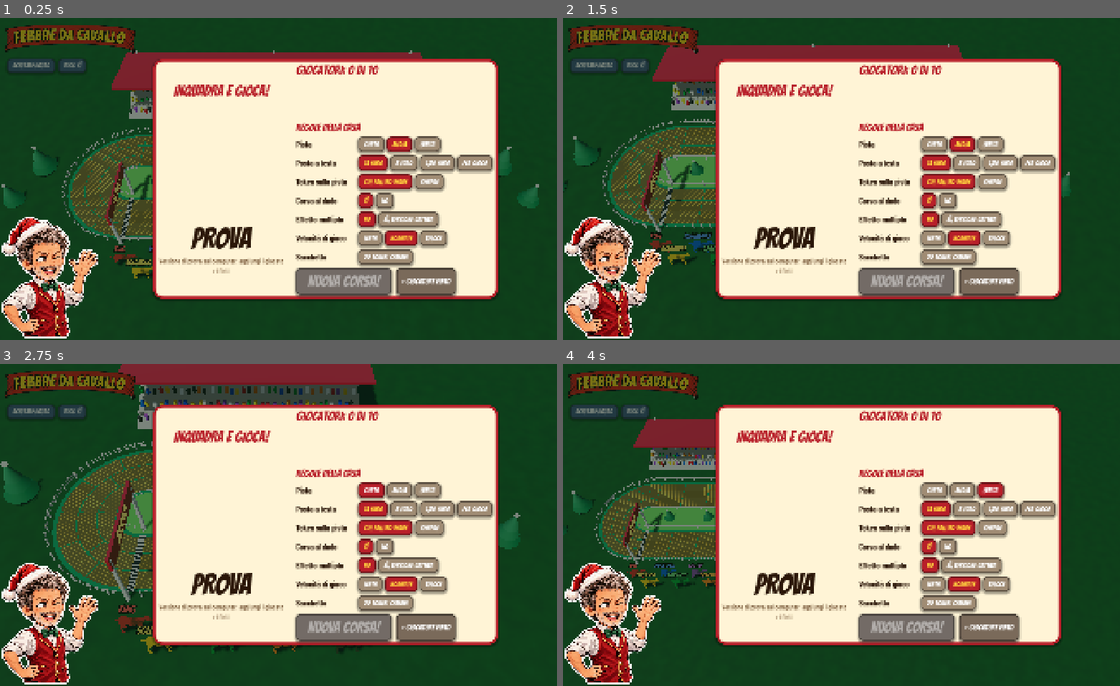
Above: before the commit, frames 1-4 (two rows, left to right).
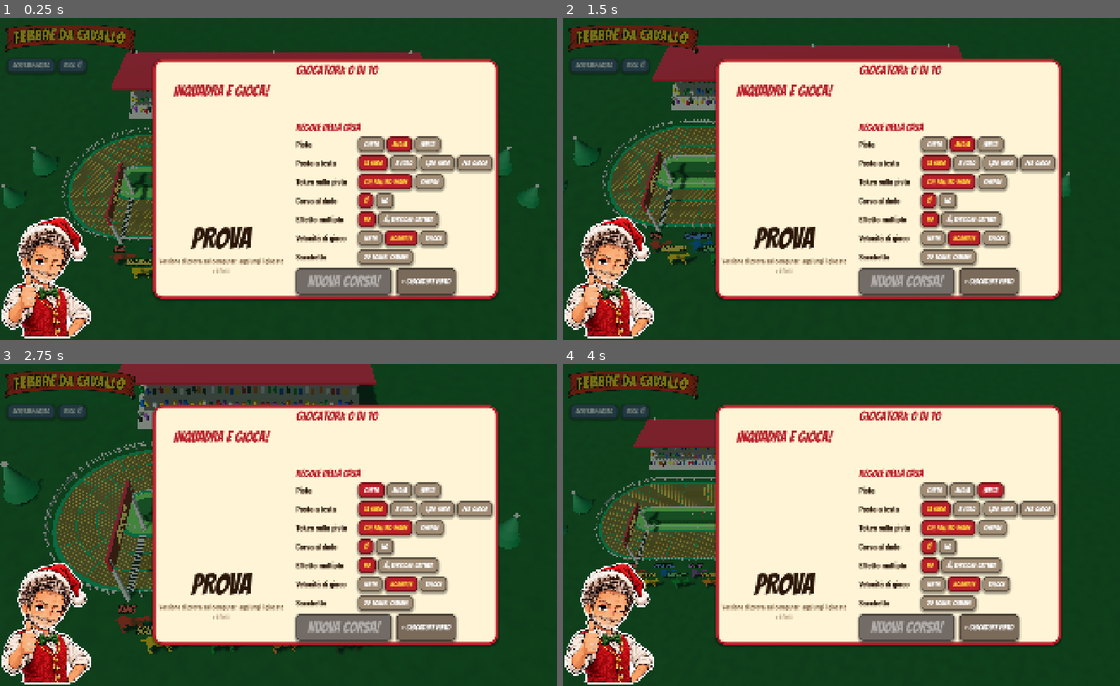
Above: after the commit, the same moments.

Repository: Tannoiser2/Febbre-da-Cavallo
Game: Godot game, scene res://scenes/main.tscn
Same seed, same stepped clock (60 frames per second), same inputs: the game is played once before the commit and once after it.
Inputs:
- Up to frame 1 (0.25 s): no input
- Up to frame 2 (1.5 s): click "Schermo intero" at 0.5 s; click "Voce: sì" at 1.25 s
- Up to frame 3 (2.75 s): click "corta" at 2 s
- Up to frame 4 (4 s): click "media" at 2.75 s; click "lunga" at 3.5 s

The runs differ from the first frame. In frame 1, 4.2% of the frame differs, in the area x 0-28%, y 47-100%; in frame 2, 4.3%; in frame 3, 4.2%; in frame 4, 4.4%, in the area x 0-28%, y 44-100%.

Commit message:
Ritratti su una fila e più grandi; siepe al centro della pista; estrazione più veloce; molte più frasi del cronista (anche per ogni token) e pose più varie, con 10 pose nuove da ippodromo pronte da aggiungere (AVATAR_POSE.md) [pubblica]
Co-Authored-By: Claude Opus 5.5 <noreply@anthropic.com>
Claude-Session: https://claude.ai/code/session_01KonsJhTq9AB1weuGh43qVc

Diff:
--- a/scripts/dati.gd
+++ b/scripts/dati.gd
@@ -81,25 +81,41 @@
 			s.append(t)
 	return s
 
-## Frasi del cronista (il tuo avatar). {c} = cavallo, {g} = giocatore, {n} = numero
+## Frasi del cronista (il tuo avatar). {c} = cavallo, {g} = giocatore, {n} = numero o premio
 const FRASI := {
 	"benvenuto": [
 		"Benvenuti all'ippodromo di Natale! Inquadrate il codice col telefono e venite a puntare.",
 		"Signori, l'ippodromo è aperto! Prendete il telefono e inquadrate il codice.",
+		"Buonasera e benvenuti! Stasera i cavalli corrono e i soldi pure.",
+		"Avanti, avanti! Chi entra adesso trova ancora il posto in tribuna.",
+		"Qui si vince, si perde, ma soprattutto si litiga. Inquadrate il codice!",
+		"L'ippodromo apre i cancelli: telefoni alla mano, signori!",
 	],
 	"arriva": [
 		"Ecco {g}! Un'altra vittima delle scommesse.",
 		"Benvenuto {g}, accomodati in tribuna.",
 		"È arrivato {g}: si sente già l'odore dei soldi.",
 		"{g} è dei nostri! Speriamo che porti fortuna.",
+		"Largo, largo: arriva {g}!",
+		"{g}, ti avverto: qui nessuno esce con il portafoglio pieno.",
+		"Guarda chi si vede: {g}! Stasera ti sento in forma.",
+		"{g} entra in tribuna con l'aria di chi sa qualcosa...",
+		"Applausi per {g}, il re delle scommesse!",
+		"Anche {g} ha la febbre da cavallo, si vede subito.",
 	],
 	"pile": [
 		"Ognuno scelga la sua pila di talloncini. Guardateli di nascosto, mi raccomando!",
 		"È il momento delle puntate: scegliete una pila sul telefono, e acqua in bocca!",
+		"Pile di talloncini per tutti! Chi sceglie per primo sceglie meglio... forse.",
+		"Talloncini sul tavolo: prendete la vostra pila e non fate vedere niente al vicino.",
+		"Scegliete la pila, guardate i cavalli e fate finta di niente. Faccia da poker!",
 	],
 	"partenza": [
 		"I cavalli sono ai nastri di partenza. E... via!",
 		"Silenzio in tribuna... si parteee!",
+		"Scattano i cancelli! Che la corsa abbia inizio!",
+		"Ecco la partenza! Otto cavalli e un solo vincitore.",
+		"Si parte! E che vinca il più furbo, non il più veloce.",
 	],
 	"turno": [
 		"Tocca a {g}!",
@@ -107,76 +123,188 @@
 		"Sveglia {g}, tocca a te!",
 		"{g}, il destino dei cavalli è nelle tue mani.",
 		"Vediamo cosa combina {g}.",
+		"Forza {g}, tira quel dado!",
+		"{g}, fai la tua mossa. Tutti ti guardano!",
+		"Microfono a {g}!",
+		"È il turno di {g}: occhio, che è uno furbo.",
+		"Ecco {g}, con lo sguardo di chi ha un piano.",
+		"{g}, niente scherzi eh!",
+		"Adesso tocca a {g}. Si accettano scommesse.",
+	],
+	"tira": [
+		"Rotola il dado...",
+		"E il dado dice...",
+		"Il dado gira, gira...",
+		"Vediamo cosa esce!",
+		"Dado in pista!",
+	],
+	"verde": [
+		"Pallino verde! Si pesca un token!",
+		"Uh, il pallino verde: arrivano le sorprese!",
+		"Verde! Qualcosa sta per succedere...",
+		"Il pallino verde porta guai. O fortuna.",
 	],
 	"avanti": [
 		"{c} avanza!",
 		"Vai {c}, vai!",
 		"{c} prende il galoppo!",
 		"Che falcata, {c}!",
+		"{c} macina terreno!",
+		"Guardate {c}, sembra un treno!",
+		"{c} non si ferma più!",
+		"Ottima scelta, {c} vola!",
+		"{c} allunga il passo!",
+		"Galoppa {c}, galoppa!",
+		"{c} sente l'odore del traguardo!",
+		"Che bella azione di {c}!",
 	],
 	"indietro": [
 		"{c} torna indietro! Che cattiveria.",
 		"Ahia, {c} arretra. Qualcuno non ci ha puntato.",
 		"Indietro tutta per {c}! Sospetto, molto sospetto.",
+		"Ma che fa {c}, il gambero?",
+		"{c} va in retromarcia! Chi ha i suoi talloncini piange.",
+		"Ecco il colpo basso: {c} indietro!",
+		"Povero {c}, gli hanno tirato le redini!",
+		"{c} indietreggia. Qui c'è sotto qualcosa...",
 	],
 	"nessuna": [
 		"Nessun cavallo si può muovere. Si passa!",
 		"Tutti bloccati! Niente da fare stavolta.",
-	],
-	"token": [
-		"Attenzione, c'è un token!",
-		"Oh oh, cosa abbiamo qui?",
-		"Un token sulla pista!",
+		"Ingorgo in pista! Nessuna mossa possibile.",
+		"Niente da fare, i cavalli non si schiodano.",
 	],
 	"ripristino": [
 		"Tutti i cavalli hanno corso: si rialzano tutte le teste!",
 		"Giro completato, tutti i cavalli di nuovo pronti!",
+		"Teste alte, signori: nuovo turno per tutti i cavalli!",
+		"I cavalli hanno ripreso fiato. Si riparte!",
+		"Tutti di nuovo in forma: ogni cavallo si può muovere!",
 	],
 	"corsa_dado": [
 		"Corsa al dado! Chi prende per primo il dado migliore?",
 		"Attenzione: corsa al dado! Veloci col dito!",
+		"Dadi in tavola! Il più svelto sceglie per primo!",
+		"Chi dorme non piglia dadi! Corsa al dado!",
+		"Pronti, partenza... prendete un dado!",
 	],
 	"preso": [
 		"{g} è stato il più veloce!",
 		"{g} se l'è preso al volo!",
+		"Che riflessi, {g}!",
+		"{g} ha la mano più lesta dell'ippodromo!",
+		"Primo {g}! Ma giocherà per ultimo...",
 	],
 	"salta": [
 		"{g} salta il turno. Peccato!",
 		"Niente da fare per {g}, salta il giro.",
+		"{g}, stavolta guardi e basta.",
+		"Fermo un giro, {g}! È la legge della clessidra.",
 	],
 	"azzoppato": [
 		"Povero {c}, si è azzoppato! Resta fuori per tutto questo turno.",
+		"Ahi ahi, {c} zoppica! Fuori dalla pista per un po'.",
+		"Chiamate il veterinario: {c} si è fatto male!",
+		"{c} si siede a bordo pista. Che sfortuna!",
 	],
 	"rientra": [
 		"{c} rientra in pista, un po' acciaccato.",
+		"Bentornato {c}! Ma ancora con la testa bassa.",
+		"{c} torna in gara, zoppicando un po'.",
 	],
 	"testa": [
 		"{c} è in testa!",
 		"Al comando c'è {c}!",
+		"{c} passa al comando della corsa!",
+		"Nuovo leader: {c}!",
+		"Tutti dietro a {c}!",
+		"{c} si prende la testa della corsa. Chi ci ha puntato sorride!",
+	],
+	"quasi": [
+		"{c} vede il traguardo!",
+		"Ultimi metri per {c}!",
+		"{c} è vicinissimo all'arrivo!",
+		"Attenzione, {c} può vincere da un momento all'altro!",
+		"{c} sente già il profumo della vittoria!",
 	],
 	"traguardo": [
 		"Ha vinto {c}! Che corsa, signori!",
 		"{c} taglia il traguardo per primo! Vittoria!",
+		"Vittoria di {c}! L'ippodromo esplode!",
+		"{c} vince! Chi ci aveva puntato può stappare lo spumante!",
+		"È finita! Primo all'arrivo: {c}!",
 	],
 	"svela": [
 		"E ora, il momento della verità: vediamo chi ci aveva puntato!",
+		"Fuori i talloncini! Vediamo chi ride e chi piange.",
+		"Si svelano le puntate. Rullo di tamburi...",
 	],
 	"vince": [
 		"{g} vince {n}!",
 		"Complimenti {g}, porti a casa {n}!",
+		"{g} incassa {n}! Offri tu il panettone?",
+		"Che colpo, {g}: {n}!",
+		"{g} si mette in tasca {n}!",
 	],
 	"nessuno_vince": [
 		"Nessuno ci aveva puntato! Il banco ringrazia.",
+		"Nessun talloncino vincente! Tutto al banco.",
 	],
 	"aspetta": [
 		"Dai {g}, che si raffreddano i cavalli!",
 		"{g}, sei ancora con noi?",
 		"Forza {g}, decidi!",
+		"{g}, guarda che il panettone finisce!",
+		"Ehi {g}, il telefono è acceso?",
+		"{g}, qui si invecchia!",
+		"Pronto, {g}? I cavalli aspettano!",
 	],
 	"ci_penso_io": [
 		"Ci penso io per {g}!",
+		"{g} dorme: decido io!",
+		"Va bene {g}, faccio io. Poi non ti lamentare!",
 	],
 }
+
+## Frase colorita per ogni token, prima della spiegazione dell'effetto
+const FRASI_TOKEN := {
+	"piu1": ["Un passettino in più!", "Piccola spinta!", "Un altro passo, dai!"],
+	"piu2": ["Due caselle di regalo!", "Turbo!", "Doppia spinta!"],
+	"piu3": ["Tre caselle! Che colpo!", "Ha messo il razzo!", "Il jackpot dei token!"],
+	"supera": ["Sorpasso in vista!", "Fatevi da parte!", "Si sorpassa!"],
+	"attiva": ["Sveglia, dormiglione!", "Caffè per un cavallo!", "Qualcuno si risveglia!"],
+	"tre": ["Volata a tre!", "Tre cavalli si scatenano!", "Galoppo di gruppo!"],
+	"disattiva": ["Pennichella!", "Qualcuno va a dormire!", "Nanna per un cavallo!"],
+	"indietro": ["Retromarcia!", "Ritorno al passato!", "Contrordine, si torna indietro!"],
+	"salta": ["Clessidra!", "Il tempo si ferma!", "Uno resta a guardare!"],
+	"azzoppato": ["Ahi, che botta!", "Infortunio in pista!", "Che sfortuna nera!"],
+	"allarme": ["Allarme! Si fa pulizia!", "Spazzata generale!", "Via tutto quello che sta dietro!"],
+	"sorpresa": ["Punto interrogativo! Nuovo giro!", "Il mistero del punto interrogativo!", "Sorpresa generale!"],
+}
+
+## Pose nuove da ippodromo (file assets/avatar/<nome>.webp, da far disegnare: vedi AVATAR_POSE.md).
+## Finché un file manca, quella posa semplicemente non viene usata.
+const POSE_IPPODROMO := ["binocolo", "tifa", "schedina", "disperato", "microfono", "cappello", "galoppo", "orologio", "dado", "applaude"]
+
+## Pose dell'avatar: per ogni posa chiesta se ne sceglie una simile, così cambia spesso
+const VARIANTI_POSA := {
+	"parla": ["parla", "indica", "occhiolino", "base", "microfono", "binocolo"],
+	"indica": ["indica", "indica", "parla", "occhiolino", "microfono", "dado"],
+	"saluta": ["saluta", "saluta", "ride", "occhiolino", "cappello"],
+	"sorpreso": ["sorpreso", "sorpreso", "pensa", "binocolo", "disperato"],
+	"ride": ["ride", "ride", "occhiolino", "festeggia", "applaude"],
+	"festeggia": ["festeggia", "festeggia", "ride", "soldi", "tifa", "applaude"],
+	"triste": ["triste", "triste", "pensa", "disperato"],
+	"pensa": ["pensa", "pensa", "sussurra", "orologio", "schedina"],
+	"occhiolino": ["occhiolino", "occhiolino", "ride", "indica", "cappello"],
+	"sussurra": ["sussurra", "sussurra", "pensa", "occhiolino", "schedina"],
+	"soldi": ["soldi", "soldi", "festeggia", "schedina"],
+	"busta": ["busta", "busta", "sussurra", "schedina"],
+}
+
+static func frase_token(t: String) -> String:
+	var l: Array = FRASI_TOKEN.get(t, [""])
+	return l[randi() % l.size()]
 
 static func frase(chiave: String, d: Dictionary = {}) -> String:
 	var l: Array = FRASI.get(chiave, [chiave])
--- a/scripts/interfaccia.gd
+++ b/scripts/interfaccia.gd
@@ -53,7 +53,7 @@
 var titolo_img: TextureRect
 var velocita := 1.0
 var giro_box: PanelContainer        # in basso a destra: i ritratti dei giocatori, chi ha già giocato nel giro
-var giro_flow: HFlowContainer
+var giro_flow: HBoxContainer
 var giro_carte := {}                # uid -> {p, ritratto, nome, timbro}
 var _giro_chiave := ""
 var _tex_ritratti := {}
@@ -74,6 +74,11 @@
 	theme = th
 	for p in ["base", "busta", "conta1", "conta2", "conta3", "festeggia", "indica", "martello", "occhiolino", "parla", "pensa", "ride", "saluta", "soldi", "sorpreso", "sussurra", "triste"]:
 		pose[p] = load("res://assets/avatar/%s.webp" % p)
+	# pose da ippodromo: si usano solo se ci sono i file (vedi AVATAR_POSE.md)
+	for p in Dati.POSE_IPPODROMO:
+		var f := "res://assets/avatar/%s.webp" % p
+		if ResourceLoader.exists(f):
+			pose[p] = load(f)
 	_crea_titolo()
 	_crea_destra()
 	_crea_banner()
@@ -319,10 +324,8 @@
 	var t := etichetta("CHI GIOCA IN QUESTO GIRO", f_titolo, 26, ROSSO)
 	t.horizontal_alignment = HORIZONTAL_ALIGNMENT_CENTER
 	v.add_child(t)
-	giro_flow = HFlowContainer.new()
-	giro_flow.custom_minimum_size = Vector2(560, 0)
-	giro_flow.add_theme_constant_override("h_separation", 8)
-	giro_flow.add_theme_constant_override("v_separation", 8)
+	giro_flow = HBoxContainer.new()
+	giro_flow.add_theme_constant_override("separation", 10)
 	v.add_child(giro_flow)
 
 func _stile_carta(acceso: bool) -> StyleBoxFlat:
@@ -343,6 +346,9 @@
 		for c in giro_flow.get_children():
 			c.queue_free()
 		giro_carte = {}
+		# tutti su una fila: più sono, più piccoli (da 150 a 90 pixel)
+		var spazio := get_viewport_rect().size.x - 360.0 - 60.0
+		var lato := clampf(spazio / maxf(1.0, m.giocatori.size()) - 18.0, 90.0, 150.0)
 		for g in m.giocatori:
 			var p := PanelContainer.new()
 			p.add_theme_stylebox_override("panel", _stile_carta(false))
@@ -352,16 +358,16 @@
 			var r := TextureRect.new()
 			r.texture = tex_ritratto(g.get("ritratto", ""))
 			r.expand_mode = TextureRect.EXPAND_IGNORE_SIZE
-			r.custom_minimum_size = Vector2(96, 96)
+			r.custom_minimum_size = Vector2(lato, lato)
 			vv.add_child(r)
-			var n := etichetta(str(g.get("base", g["nome"])), f_testo, 20, SCURO)
+			var n := etichetta(str(g.get("base", g["nome"])), f_testo, int(clampf(lato / 5.0, 18, 26)), SCURO)
 			n.horizontal_alignment = HORIZONTAL_ALIGNMENT_CENTER
-			n.custom_minimum_size = Vector2(96, 0)
+			n.custom_minimum_size = Vector2(lato, 0)
 			n.clip_text = true
 			vv.add_child(n)
-			var timbro := etichetta("GIOCATO", f_titolo, 26, Color("#c8202b"), 6, Color.WHITE)
+			var timbro := etichetta("GIOCATO", f_titolo, int(lato / 3.6), Color("#c8202b"), 6, Color.WHITE)
 			timbro.rotation = -0.35
-			timbro.position = Vector2(8, 40)
+			timbro.position = Vector2(lato * 0.08, lato * 0.42)
 			timbro.visible = false
 			p.add_child(timbro)
 			timbro.set_anchors_preset(Control.PRESET_TOP_LEFT)
@@ -396,11 +402,12 @@
 	if cand.size() > 1:
 		var i0 := randi() % cand.size()
 		var fine := cand.find(scelto)
-		var passi := 14 + ((fine - i0 - 14) % cand.size() + cand.size()) % cand.size()
+		var giri := 7 if cand.size() > 3 else 5
+		var passi := giri + ((fine - i0 - giri) % cand.size() + cand.size()) % cand.size()
 		for k in passi + 1:
 			_accendi(cand[(i0 + k) % cand.size()])
 			suono.call()
-			await get_tree().create_timer((0.05 + 0.012 * k * k / 4.0) / velocita).timeout
+			await get_tree().create_timer((0.035 + 0.008 * k) / velocita).timeout
 	_accendi(scelto)
 	_in_roulette = false
 	var c: Dictionary = giro_carte.get(scelto, {})
@@ -408,8 +415,8 @@
 		var p: Control = c["p"]
 		p.pivot_offset = p.size / 2.0
 		var tw := create_tween()
-		tw.tween_property(p, "scale", Vector2(1.25, 1.25), 0.15)
-		tw.tween_property(p, "scale", Vector2.ONE, 0.25)
+		tw.tween_property(p, "scale", Vector2(1.2, 1.2), 0.1)
+		tw.tween_property(p, "scale", Vector2.ONE, 0.15)
 	await mostra_banner("TOCCA A " + m.nome_g(scelto).to_upper())
 
 func accendi_molti(uids: Array) -> void:
@@ -602,7 +609,10 @@
 func _posiziona_fumetto() -> void:
 	fumetto.reset_size()
 	var vp := get_viewport_rect().size
-	fumetto.position = Vector2(300, vp.y - 150 - fumetto.size.y)
+	var fondo := vp.y - 150.0
+	if giro_box and giro_box.visible and giro_box.size.y > 0:
+		fondo = minf(fondo, vp.y - 16.0 - giro_box.size.y - 16.0)
+	fumetto.position = Vector2(300, fondo - fumetto.size.y)
 
 func zitto() -> void:
 	fumetto.visible = false
--- a/scripts/ippodromo.gd
+++ b/scripts/ippodromo.gd
@@ -418,12 +418,75 @@
 	stella.position = pos + Vector3(0, 2.7 * h, 0)
 	_mondo_pista.add_child(stella)
 
+## Siepe al centro della pista, con qualche pallina di Natale
+func _siepe() -> void:
+	var m := StandardMaterial3D.new()
+	var noise := FastNoiseLite.new()
+	noise.frequency = 0.08
+	var nt := NoiseTexture2D.new()
+	nt.noise = noise
+	nt.width = 128
+	nt.height = 128
+	nt.seamless = true
+	var g := Gradient.new()
+	g.set_color(0, Color("#173f1c"))
+	g.set_color(1, Color("#3c7a30"))
+	nt.color_ramp = g
+	m.albedo_texture = nt
+	m.uv1_scale = Vector3(6, 2, 1)
+	m.uv1_triplanar = true
+	m.roughness = 1.0
+	var alto := 1.3
+	var r := 1.25
+	var corpo := MeshInstance3D.new()
+	var bm := BoxMesh.new()
+	bm.size = Vector3(pista.lato, alto, r * 2.0)
+	corpo.mesh = bm
+	corpo.material_override = m
+	corpo.position = Vector3(0, alto / 2.0, 0)
+	_mondo_pista.add_child(corpo)
+	for sx in [-1.0, 1.0]:
+		var testa := MeshInstance3D.new()
+		var cm := CylinderMesh.new()
+		cm.top_radius = r
+		cm.bottom_radius = r
+		cm.height = alto
+		cm.radial_segments = 20
+		testa.mesh = cm
+		testa.material_override = m
+		testa.position = Vector3(sx * pista.lato / 2.0, alto / 2.0, 0)
+		_mondo_pista.add_child(testa)
+	var colori := [Color("#d62828"), Color("#ffd23f"), Color("#ffffff")]
+	var rng := RandomNumberGenerator.new()
+	rng.seed = 11
+	for c in 3:
+		var mm := MultiMesh.new()
+		mm.transform_format = MultiMesh.TRANSFORM_3D
+		var sf := SphereMesh.new()
+		sf.radius = 0.13
+		sf.height = 0.26
+		sf.radial_segments = 8
+		sf.rings = 4
+		mm.mesh = sf
+		var n := int(pista.lato / 2.5)
+		mm.instance_count = n
+		for i in n:
+			var x := rng.randf_range(-pista.lato / 2.0, pista.lato / 2.0)
+			var z := rng.randf_range(-r, r) * 0.9
+			mm.set_instance_transform(i, Transform3D(Basis(), Vector3(x, alto + 0.02, z)))
+		var mi := MultiMeshInstance3D.new()
+		mi.multimesh = mm
+		var mc := StandardMaterial3D.new()
+		mc.albedo_color = colori[c]
+		mc.emission_enabled = true
+		mc.emission = colori[c]
+		mc.emission_energy_multiplier = 0.8
+		mi.material_override = mc
+		_mondo_pista.add_child(mi)
+
 func _alberi(_r_in: float, r_out: float) -> void:
 	# alberi di Natale nel prato interno e ai lati
-	var n := int(pista.lato / 9.0) + 1
-	for i in n:
-		var x := -pista.lato / 2.0 + (i + 0.5) * pista.lato / n
-		_albero(Vector3(x, 0, 0), 1.1)
+	_siepe()
 	for s in [-1.0, 1.0]:
 		_albero(Vector3(s * (pista.lato / 2.0 + r_out + 5.0), 0, -3), 2.0)
 		_albero(Vector3(s * (pista.lato / 2.0 + r_out + 8.0), 0, 4), 1.6)
--- a/scripts/motore.gd
+++ b/scripts/motore.gd
@@ -36,7 +36,8 @@
 var salta_prossimo := false
 var in_corsa_dado := false
 var corsa_per_tutti := false   # il "?" chiede la corsa al dado per tutti i giocatori, alla fine del turno
-var cella_interrogativo := -1  # dove sta il "?" che ha chiesto la corsa (torna nel sacchetto dopo la corsa)
+var cella_interrogativo := -1
+var _quasi := {}             # cavalli già annunciati vicino al traguardo  # dove sta il "?" che ha chiesto la corsa (torna nel sacchetto dopo la corsa)
 var giro := []              # chi ha già giocato in questo giro (si ricomincia quando hanno giocato tutti)
 var ultimo_uid := ""
 var di_turno := ""          # uid di chi sta giocando ora
@@ -120,6 +121,7 @@
 	salta_prossimo = false
 	ultimo_uid = ""
 	giro = []
+	_quasi = {}
 	corsa_per_tutti = false
 	di_turno = ""
 	dado_attuale = []
@@ -240,12 +242,14 @@
 			await v.dici(Dati.frase("salta", {"g": nome_g(uid)}), "triste")
 			_log("salta " + uid)
 			return
-		await v.dici(Dati.frase("turno", {"g": nome_g(uid)}), "indica")
+		v.commenta(Dati.frase("turno", {"g": nome_g(uid)}), "indica")
 		await _chiedi([uid], "tira", "Tira il dado!", [{"k": "tira", "t": "TIRA IL DADO", "ok": true}], {"scopo": "tira"})
 		var faccia: Dictionary = Dati.DADO[randi() % Dati.DADO.size()]
 		dado_attuale = [faccia]
 		cambiato.emit()
 		await v.dado([faccia])
+		if faccia["v"]:
+			v.commenta(Dati.frase("verde"), "sorpreso")
 		await esegui_mossa(uid, faccia)
 	while corsa_per_tutti and vincitore < 0:
 		corsa_per_tutti = false
@@ -425,13 +429,16 @@
 	if dest == Pista.TRAGUARDO:
 		return
 	if avanti:
-		if randf() < 0.5:
-			await v.dici(Dati.frase("avanti", {"c": Dati.nome(cid)}), "parla")
 		var ora := _primo()
 		if ora == cid and prima != cid and pista.progresso(dest) > 0:
-			await v.dici(Dati.frase("testa", {"c": Dati.nome(cid)}), "occhiolino")
+			v.commenta(Dati.frase("testa", {"c": Dati.nome(cid)}), "occhiolino")
+		elif pista.progresso(dest) > pista.lunghezza * 0.8 and not _quasi.has(cid):
+			_quasi[cid] = true
+			v.commenta(Dati.frase("quasi", {"c": Dati.nome(cid)}), "sorpreso")
+		else:
+			v.commenta(Dati.frase("avanti", {"c": Dati.nome(cid)}), "parla")
 	else:
-		await v.dici(Dati.frase("indietro", {"c": Dati.nome(cid)}), "sorpreso")
+		v.commenta(Dati.frase("indietro", {"c": Dati.nome(cid)}), "sorpreso")
 
 func _primo() -> int:
 	var best := -1
@@ -528,7 +535,7 @@
 	visti[tc] = true
 	_log("token %s %s su %d" % [tipo, "esistente" if esistente else "pescato", tc])
 	await v.token_rivela(tipo, tc, esistente)
-	await v.dici(Dati.TOKEN[tipo]["nome"] + "! " + Dati.TOKEN[tipo]["testo"], "sussurra")
+	await v.dici(Dati.frase_token(tipo) + " " + Dati.TOKEN[tipo]["nome"] + ": " + Dati.TOKEN[tipo]["testo"], "sussurra")
 	var efficace := tipo
 	if not esistente and tipo != "allarme":
 		token[tc] = tipo
--- a/scripts/vista.gd
+++ b/scripts/vista.gd
@@ -26,7 +26,14 @@
 	ip.sincronizza(m)
 	ui.aggiorna_classifica(m)
 
+## Commento che non ferma il gioco: compare il fumetto e parte la voce, ma si va avanti subito
+func commenta(t: String, posa := "parla") -> void:
+	dici(t, posa)
+
 func dici(t: String, posa := "parla") -> void:
+	var varianti: Array = Dati.VARIANTI_POSA.get(posa, [posa]).filter(func(x): return ui.pose.has(x))
+	if varianti.size():
+		posa = varianti[randi() % varianti.size()]
 	ultima_frase = t
 	main.frase_per_telefoni(t)
 	ui.parla(t, posa)
--- a/scripts/vista_vuota.gd
+++ b/scripts/vista_vuota.gd
@@ -4,6 +4,7 @@
 
 func aggiorna() -> void: pass
 func dici(_t: String, _posa := "parla") -> void: pass
+func commenta(_t: String, _posa := "parla") -> void: pass
 func partenza() -> void: pass
 func pila_scelta(_uid: String, _p: int) -> void: pass
 func estrazione(_uid: String) -> void: pass
Not shown, added: AVATAR_POSE.md
